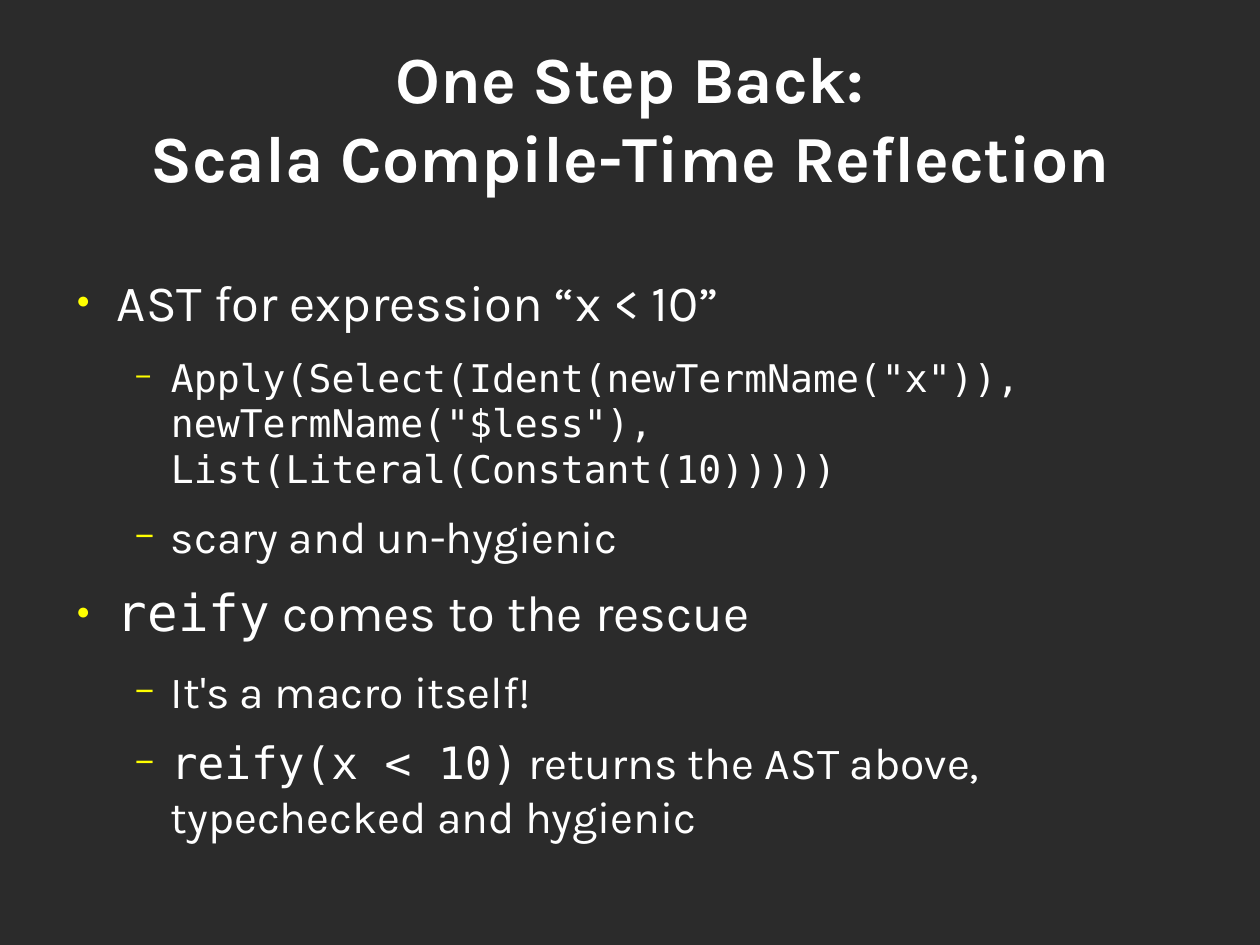
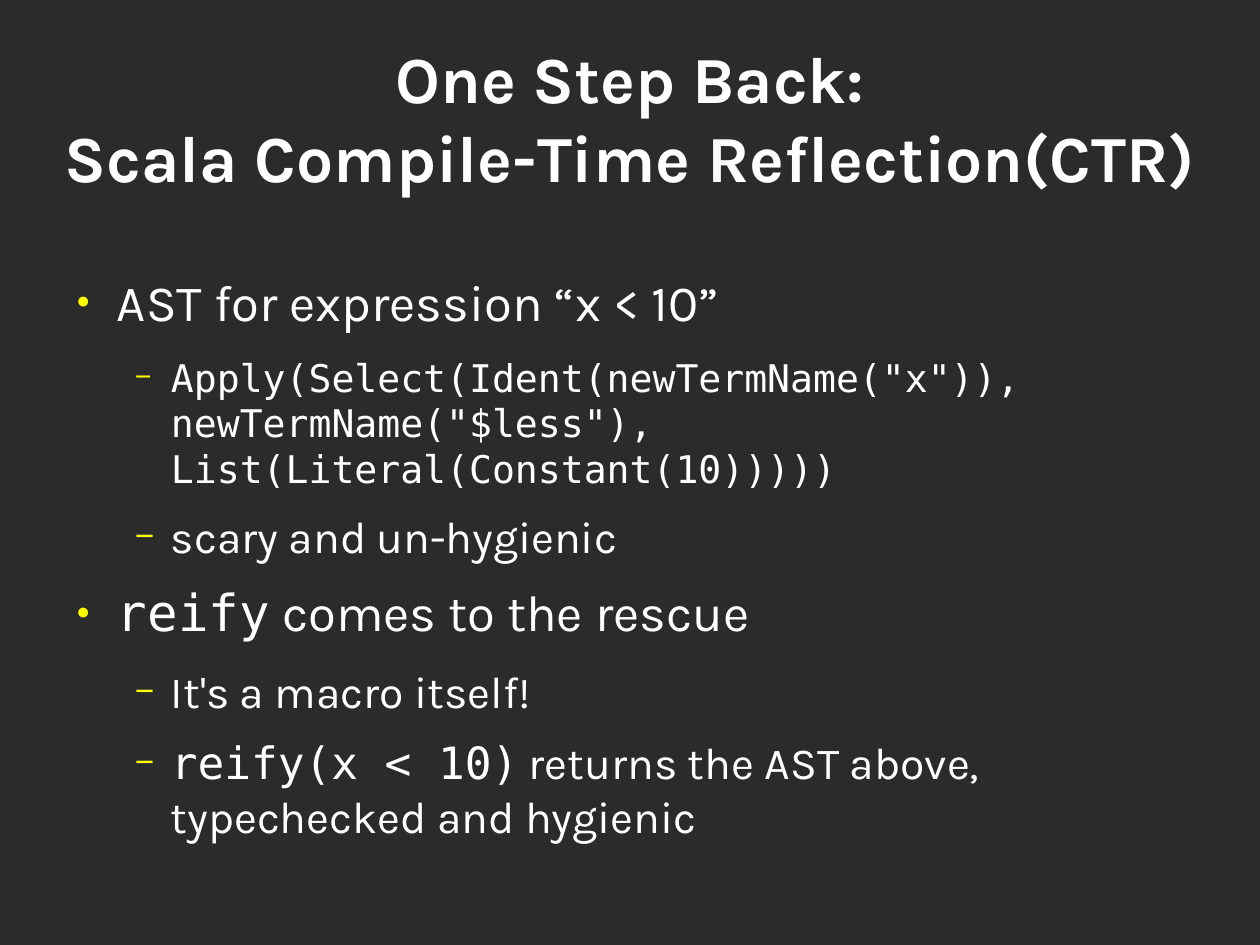
Before and after one commit to geo-kollias/msc-thesis-tex, a slide deck: slide 10 of geokollias_msc_thesis_pres.odp. Drawn at 1260x945 pixels with LibreOffice and Linux fonts; fonts in the diff are those of the drawing; background and template pictures are left out; a plain dark background stands for a picture behind light text. Boxes give left, top, right and bottom in pixels: in the first picture for what was removed or moved away, otherwise in the second. Text is boxed around its words. In the diff, an @@ line names an element or a change of style, - is before the commit and + after.

```diff
--- a/geokollias_msc_thesis_pres.odp
+++ b/geokollias_msc_thesis_pres.odp
@@ title at bbox=[65, 58, 1195, 198]: text changed @@
-One Step Back:
-Scala Compile-Time Reflection
+One Step Back:
+Scala Compile-Time Reflection(CTR)
```
Also in this commit, not shown: 10 other slides changed, 4 slides added.
